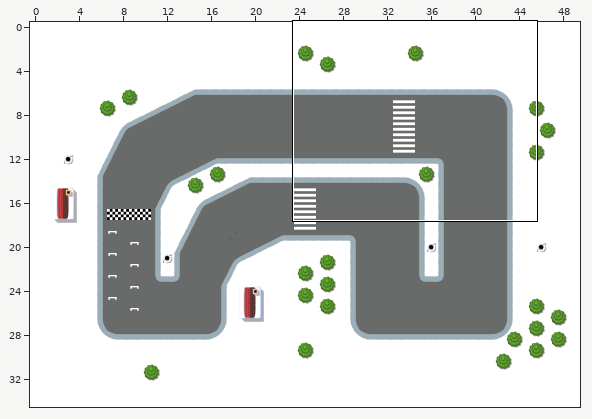
A Tiled map gets an edit: core/assets/maps/race.tmx. The picture above shows the old version from afar; the outline marks the close-up.
Close-up. The starting point:
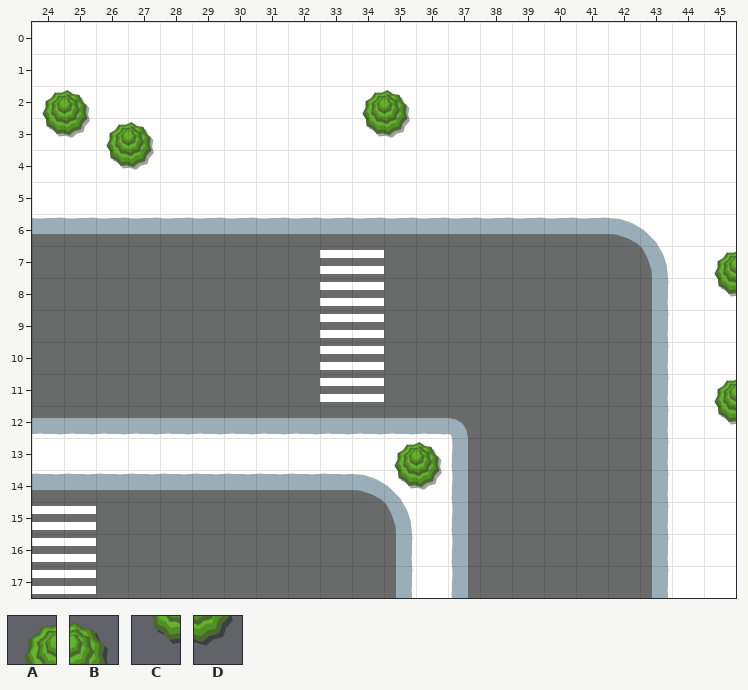
Cells are 64x64 px. Shown: x 24..45, y 0..17. The commit also changed other parts of the map, which this record leaves out.
Key: from "snow": A 48, B 49, C 56, D 57.
_ is an empty cell.
Layers that did not change in this view are not listed.
Layer "Obstacles" before, first column x 24:
 0 ______________________
 1 ______________________
 2 AB________AB__________
 3 CDAB______CD__________
 4 __CD__________________
 5 ______________________
 6 ______________________
 7 _____________________A
 8 _____________________C
 9 ______________________
10 ______________________
11 _____________________A
12 _____________________C
13 ___________AB_________
14 ___________CD_________
15 ______________________
16 ______________________
17 ______________________
After the commit:
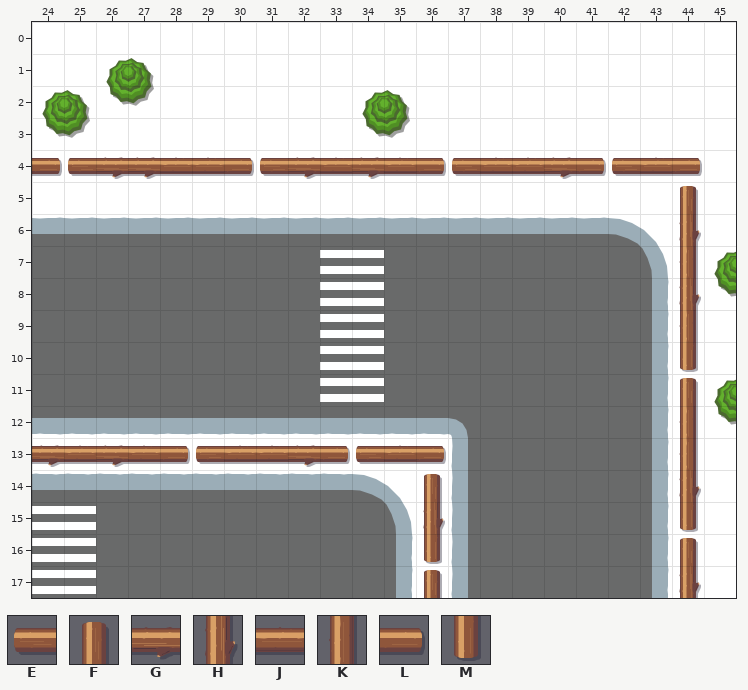
Further tiles: from "snow": E 88, F 88 flipped on the diagonal, G 89, H 89 flipped on the diagonal, J 90, K 90 flipped on the diagonal, L 91, M 91 flipped on the diagonal.
Changes in this commit:
Layer "Obstacles":
y 1: x 26..27 __ -> AB
y 2: x 26..27 __ -> CD
y 3: x 26..27 AB -> __
y 4: x 24..44 __CD_________________ -> LEGGJJLEGJGJLEJJGLEJL
y 5: x 44 _ -> F
y 6: x 44 _ -> H
y 7: x 44 _ -> K
y 8: x 44 _ -> H
y 9: x 44 _ -> K
y 10: x 44 _ -> M
y 11: x 44 _ -> F
y 12: x 44 _ -> K
y 13: x 24..36 ___________AB -> GJGJLEJJGLEJL; x 44 _ -> K
y 14: x 35..36 CD -> _F; x 44 _ -> H
y 15: x 36 _ -> H; x 44 _ -> M
y 16: x 36 _ -> M; x 44 _ -> F
y 17: x 36 _ -> F; x 44 _ -> H
